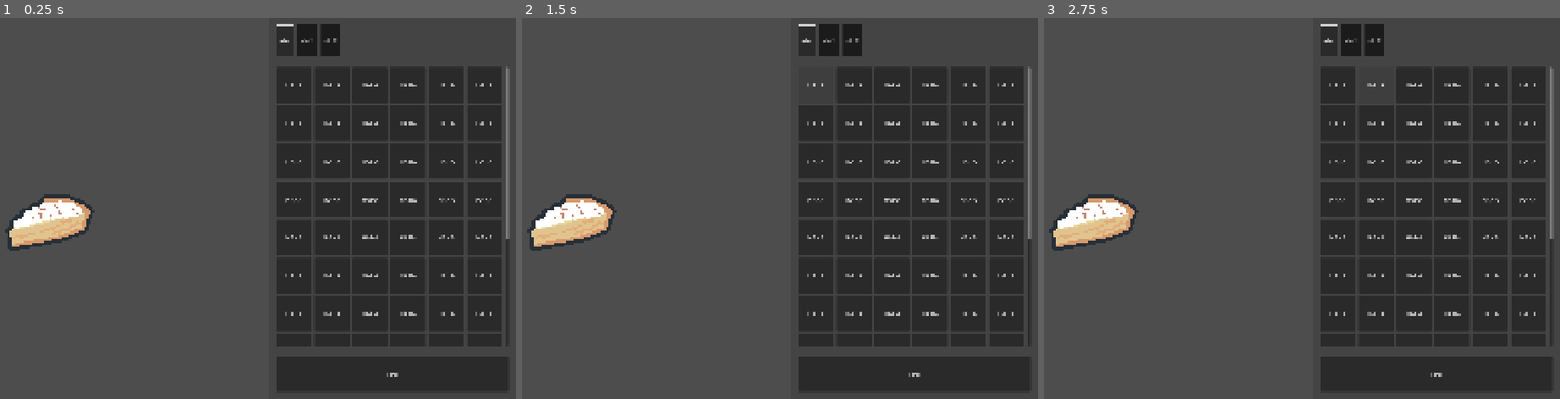
Above: before the commit, frames 1-3 (left to right).
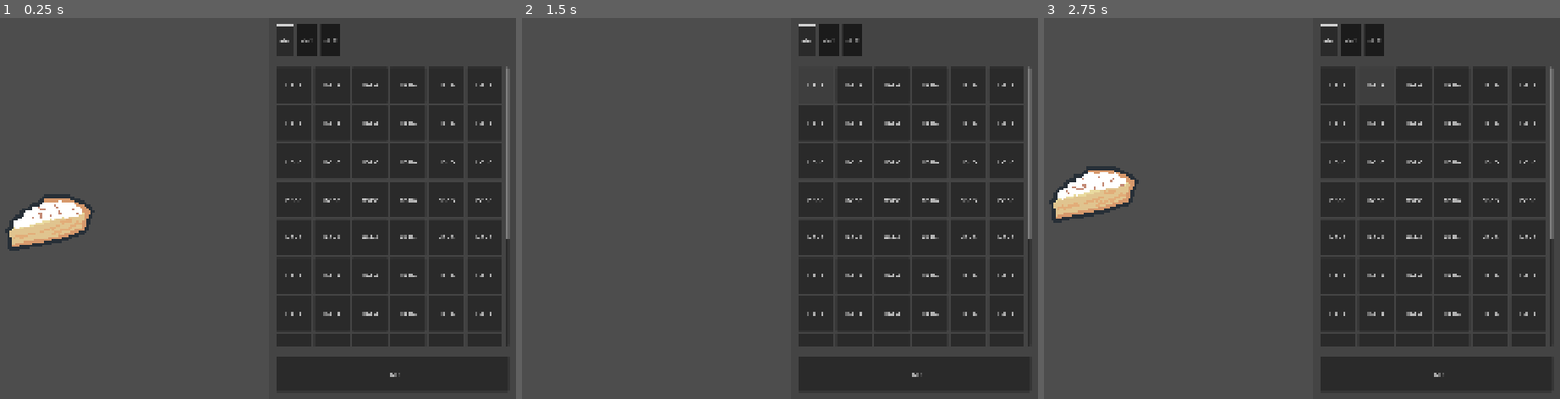
Above: after the commit, the same moments.

Repository: ninesliced/globalgamejam2026
Game: Godot game, scene res://scenes/main.tscn
The game is run twice, just before and just after one commit, with the same random seed, the same clock (stepped at 60 frames per second) and the same inputs.
Inputs:
- Up to frame 1 (0.25 s): no input
- Up to frame 2 (1.5 s): click "FINI" (after the commit: "FINI !") at 0.5 s; click "HAHA" at 1.25 s
- Up to frame 3 (2.75 s): click "HAHA" at 2 s

The runs differ from the first frame. In frame 1, less than 0.1% of the frame differs, in the area x 74-78%, y 93-95%; in frame 2, 1.8%; in frame 3, 2.9%, in the area x 0-78%, y 38-95%.

Commit message:
Fonctions pour le bouton fini
aaaaaaaaaaaaa

Diff:
--- a/scenes/game/mask.gd
+++ b/scenes/game/mask.gd
@@ -20,3 +20,14 @@
 	if _elements.is_empty():
 		return
 	_elements.pop_back()
+
+func hide_mask():
+	position.y = 10000
+
+func show_mask():
+	position.y = 490
+
+func _on_main_cacher_masque() -> void:
+	hide_mask()
+	await get_tree().create_timer(2).timeout
+	show_mask()
--- /dev/null
+++ b/scenes/main.gd
@@ -0,0 +1,16 @@
+extends Node2D
+
+signal cacher_masque()
+
+# Called when the node enters the scene tree for the first time.
+func _ready() -> void:
+	pass # Replace with function body.
+
+
+# Called every frame. 'delta' is the elapsed time since the previous frame.
+func _process(delta: float) -> void:
+	pass
+
+
+func _on_game_ui_done_pressed() -> void:
+	cacher_masque.emit()
--- a/scenes/main.tscn
+++ b/scenes/main.tscn
@@ -1,9 +1,11 @@
 [gd_scene format=3 uid="uid://cwbc5foggxevb"]
 
 [ext_resource type="PackedScene" uid="uid://bdcyvgmmxlof1" path="res://scenes/game/mask.tscn" id="1_o5qli"]
+[ext_resource type="Script" uid="uid://do8bwexv2epqi" path="res://scenes/main.gd" id="1_sugp2"]
 [ext_resource type="PackedScene" uid="uid://b1ho6e6qnwxc3" path="res://scenes/ui/game_ui.tscn" id="2_0wfyh"]
 
 [node name="Main" type="Node2D" unique_id=1239285722]
+script = ExtResource("1_sugp2")
 
 [node name="Mask" parent="." unique_id=1566539684 instance=ExtResource("1_o5qli")]
 position = Vector2(595, 572)
@@ -11,5 +13,6 @@
 [node name="CanvasLayer" type="CanvasLayer" parent="." unique_id=1870051476]
 
 [node name="GameUI" parent="CanvasLayer" unique_id=30526492 instance=ExtResource("2_0wfyh")]
-size_flags_horizontal = 3
-size_flags_vertical = 3
+
+[connection signal="cacher_masque" from="." to="Mask" method="_on_main_cacher_masque"]
+[connection signal="done_pressed" from="CanvasLayer/GameUI" to="." method="_on_game_ui_done_pressed"]
--- /dev/null
+++ b/scenes/ui/game_ui.gd
@@ -0,0 +1,16 @@
+extends Control
+
+signal done_pressed()
+
+# Called when the node enters the scene tree for the first time.
+func _ready() -> void:
+	pass # Replace with function body.
+
+
+# Called every frame. 'delta' is the elapsed time since the previous frame.
+func _process(delta: float) -> void:
+	pass
+
+
+func _on_done_button_pressed() -> void:
+	done_pressed.emit()
--- a/scenes/ui/game_ui.tscn
+++ b/scenes/ui/game_ui.tscn
@@ -1,4 +1,6 @@
 [gd_scene format=3 uid="uid://b1ho6e6qnwxc3"]
+
+[ext_resource type="Script" uid="uid://cghi3mqhadeqw" path="res://scenes/ui/game_ui.gd" id="1_gwk6t"]
 
 [node name="GameUI" type="Control" unique_id=30526492]
 layout_mode = 3
@@ -7,6 +9,7 @@
 anchor_bottom = 1.0
 grow_horizontal = 2
 grow_vertical = 2
+script = ExtResource("1_gwk6t")
 
 [node name="Control" type="Control" parent="." unique_id=1802929158]
 custom_minimum_size = Vector2(700, 0)
@@ -416,4 +419,6 @@
 [node name="DoneButton" type="Button" parent="Control/MarginContainer/VBoxContainer" unique_id=1121714574]
 custom_minimum_size = Vector2(0, 100)
 layout_mode = 2
-text = "FINI"
+text = "FINI !"
+
+[connection signal="pressed" from="Control/MarginContainer/VBoxContainer/DoneButton" to="." method="_on_done_button_pressed"]
Not shown, added: scenes/main.gd.uid
Not shown, added: scenes/ui/game_ui.gd.uid
